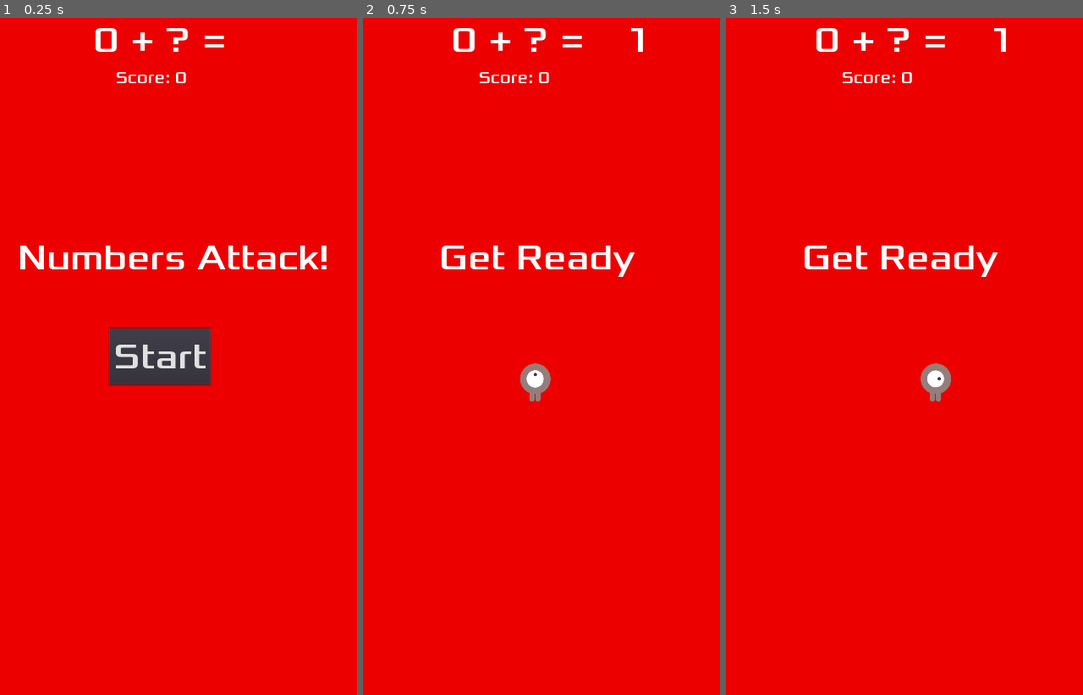
Above: before the commit, frames 1-3 (left to right).
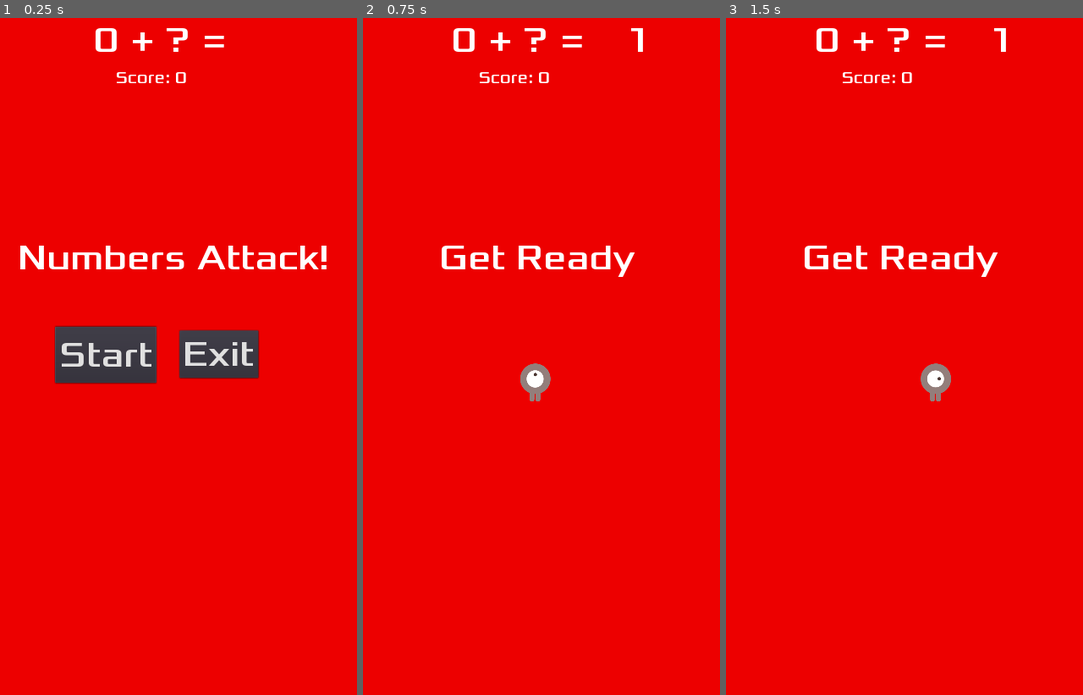
Above: after the commit, the same moments.

Repository: acs/numbers_attack
Game: Godot game, scene res://Main.tscn
Two runs of this game, one before a commit and one after it. Both use one fixed random seed, a clock stepped at 60 frames per second and the inputs below.
Inputs:
- Up to frame 1 (0.25 s): no input
- Up to frame 2 (0.75 s): click "Start" at 0.5 s
- Up to frame 3 (1.5 s): tap Enter at 1.25 s; hold Right (ui_right) from 1.28 s (still down); hold P from 1.28 s (still down)

The runs differ from the first frame. In frame 1, 3.6% of the frame differs, in the area x 15-73%, y 45-55%; in frame 2, nothing differs; in frame 3, nothing differs.

Commit message:
Add exit button

Diff:
--- a/HUD.gd
+++ b/HUD.gd
@@ -66,9 +66,11 @@
 
 func hide_buttons():
 	$StartButton.hide()
+	$ExitButton.hide()
 
 func show_buttons():
 	$StartButton.show()
+	$ExitButton.show()
 
 func _on_MessageTimer_timeout():
 	$Message.hide()
@@ -80,3 +82,6 @@
 func _on_StartButton_pressed():
 	hide_buttons()
 	emit_signal("start_game")
+
+func _on_ExitButton_pressed():
+	get_tree().quit()
--- a/HUD.tscn
+++ b/HUD.tscn
@@ -89,13 +89,24 @@
 anchor_top = 0.5
 anchor_right = 0.5
 anchor_bottom = 0.5
-margin_left = -90.0
-margin_top = -50.0
-margin_right = 90.0
-margin_bottom = 50.0
-custom_fonts/font = SubResource( 3 )
-shortcut = SubResource( 5 )
+margin_left = -186.167
+margin_top = -52.8285
+margin_right = -6.16663
+margin_bottom = 47.1715
+custom_fonts/font = SubResource( 2 )
+shortcut = SubResource( 4 )
 text = "Start"
+__meta__ = {
+"_edit_use_anchors_": false
+}
+
+[node name="ExitButton" type="Button" parent="."]
+margin_left = 384.667
+margin_top = 554.372
+margin_right = 524.667
+margin_bottom = 638.372
+custom_fonts/font = SubResource( 2 )
+text = "Exit"
 __meta__ = {
 "_edit_use_anchors_": false
 }
@@ -113,3 +124,4 @@
 [connection signal="pressed" from="ResumeButton" to="." method="_on_ResumeButton_pressed"]
 [connection signal="timeout" from="MessageTimer" to="." method="_on_MessageTimer_timeout"]
 [connection signal="pressed" from="StartButton" to="." method="_on_StartButton_pressed"]
+[connection signal="pressed" from="ExitButton" to="." method="_on_ExitButton_pressed"]
Not shown: 4 places in HUD.tscn that only renumber resources
